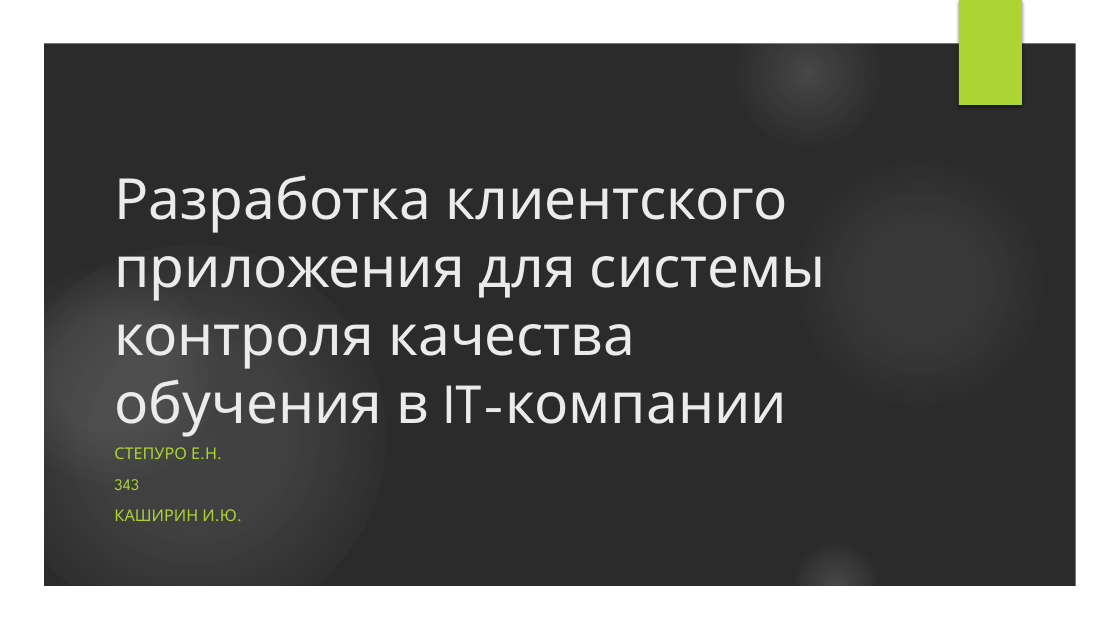
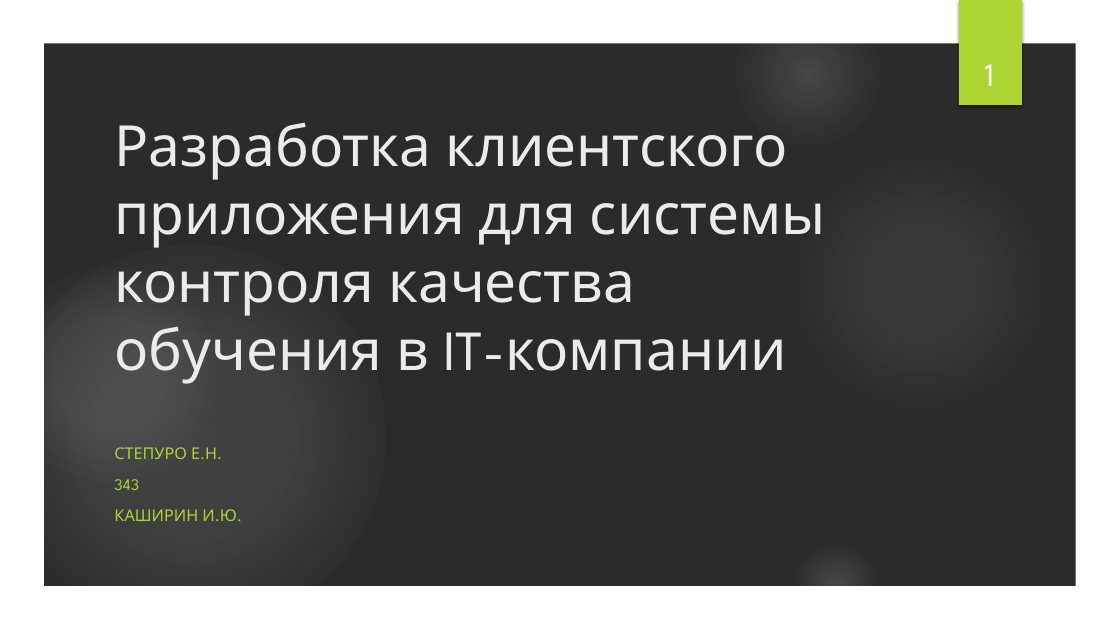
Before and after one commit to ElenaStepuro/Explanatory-note, a slide deck: slide 1 of Presentation.pptx. Drawn at 1120x630 pixels with LibreOffice and Linux fonts; fonts in the diff are those of the drawing; background and template pictures are left out; a plain dark background stands for a picture behind light text. Boxes give left, top, right and bottom in pixels: in the first picture for what was removed or moved away, otherwise in the second. Text is boxed around its words. In the diff, an @@ line names an element or a change of style, - is before the commit and + after.

```diff
--- a/Presentation.pptx
+++ b/Presentation.pptx
@@ text added at (x1=984, y1=64, x2=994, y2=86), 28 pt, text #FFFFFF @@
+1
@@ title "Разработка клиентского приложения для системы ..." moved from (x1=114, y1=175, x2=826, y2=437) to (x1=114, y1=122, x2=826, y2=384) @@
```
Also in this commit, not shown: 4 slides added, 2 slides removed, 1 other file.
